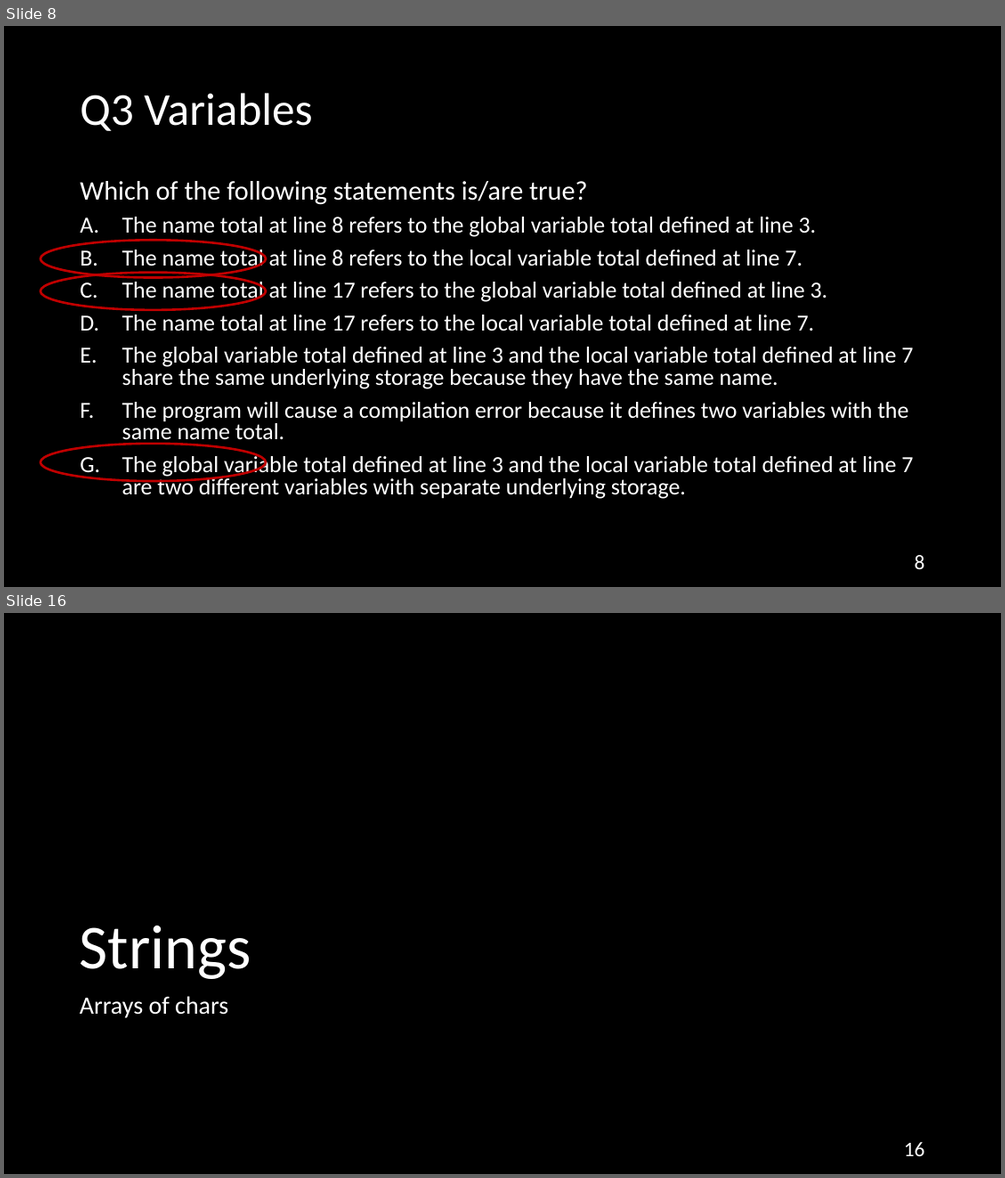
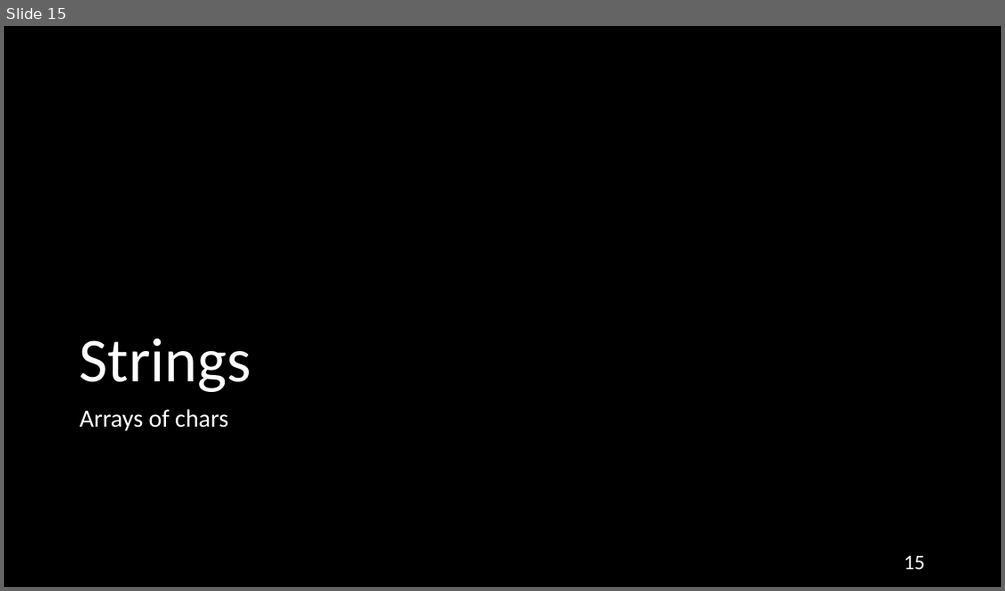
Before and after one commit to NYU-CSO/nyu-cso.github.io, a slide deck: rec-notes/r06.pptx. Shown one above the other, each under a label of ours: slides 8 and 16 before the commit, slide 15 after it; the slides between them are not shown. The pictures are 1005x1178 and 1005x591 pixels, drawn with LibreOffice and Linux fonts; fonts in the diff are those of the drawing. Boxes give left, top, right and bottom in pixels: in the first picture for what was removed or moved away, otherwise in the second. Text is boxed around its words. In the diff, an @@ line names an element or a change of style, - is before the commit and + after.

```diff
--- a/rec-notes/r06.pptx
+++ b/rec-notes/r06.pptx
@@ slide 8 removed at box(4, 26, 1001, 587), background #000000 @@
@@ title removed at box(80, 93, 312, 131) @@
-Q3 Variables
@@ text removed at box(80, 181, 913, 499) @@
-Which of the following statements is/are true?
-A. The name total at line 8 refers to the global variable total defined at line 3.
-B. The name total at line 8 refers to the local variable total defined at line 7.
-C. The name total at line 17 refers to the global variable total defined at line 3.
-D. The name total at line 17 refers to the local variable total defined at line 7.
-E. The global variable total defined at line 3 and the local variable total defined at line 7 share the same underlying storage because they have the same name.
-F. The program will cause a compilation error because it defines two variables with the same name total.
-G. The global variable total defined at line 3 and the local variable total defined at line 7 are two different variables with separate underlying storage.
@@ ellipse removed at box(40, 240, 266, 277) @@
@@ ellipse removed at box(40, 272, 266, 309) @@
@@ ellipse removed at box(40, 443, 266, 481) @@
@@ page number removed at box(914, 555, 925, 569) @@
-8
@@ what was slide 16 is now slide 15 @@
@@ page number at box(904, 556, 925, 569): text changed @@
-16
+15
```
Also in this commit, not shown: 9 slides changed, 13 slides added, 11 other slides removed, 1 other file.
